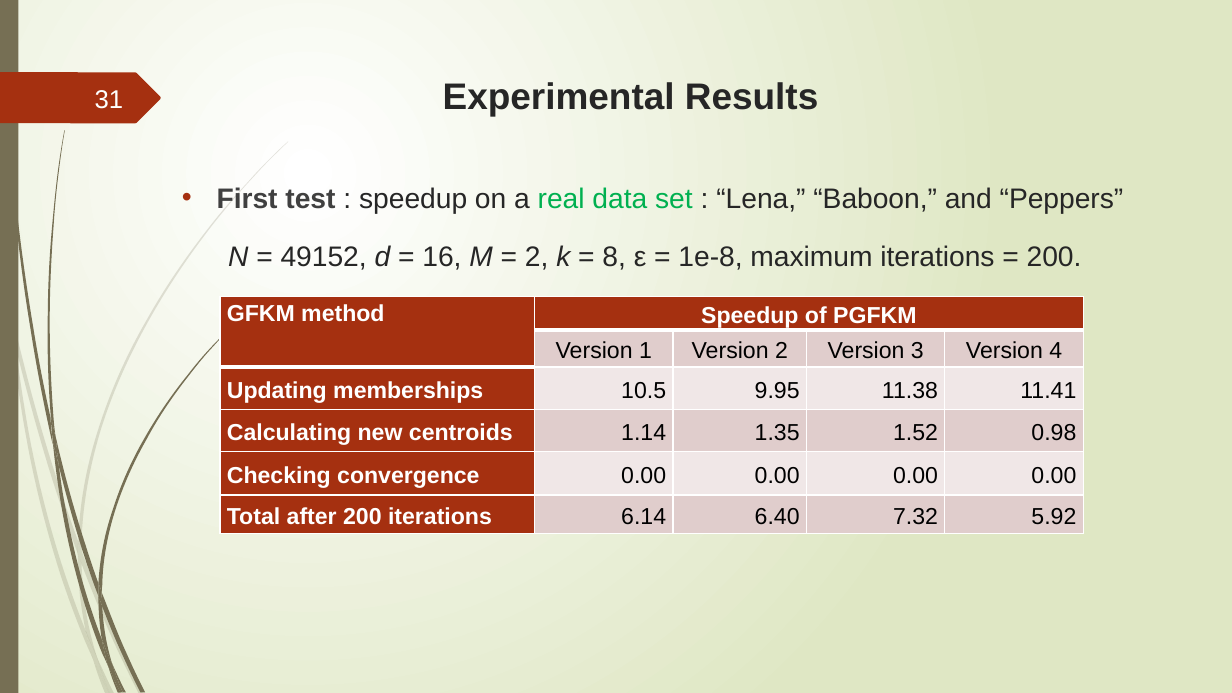
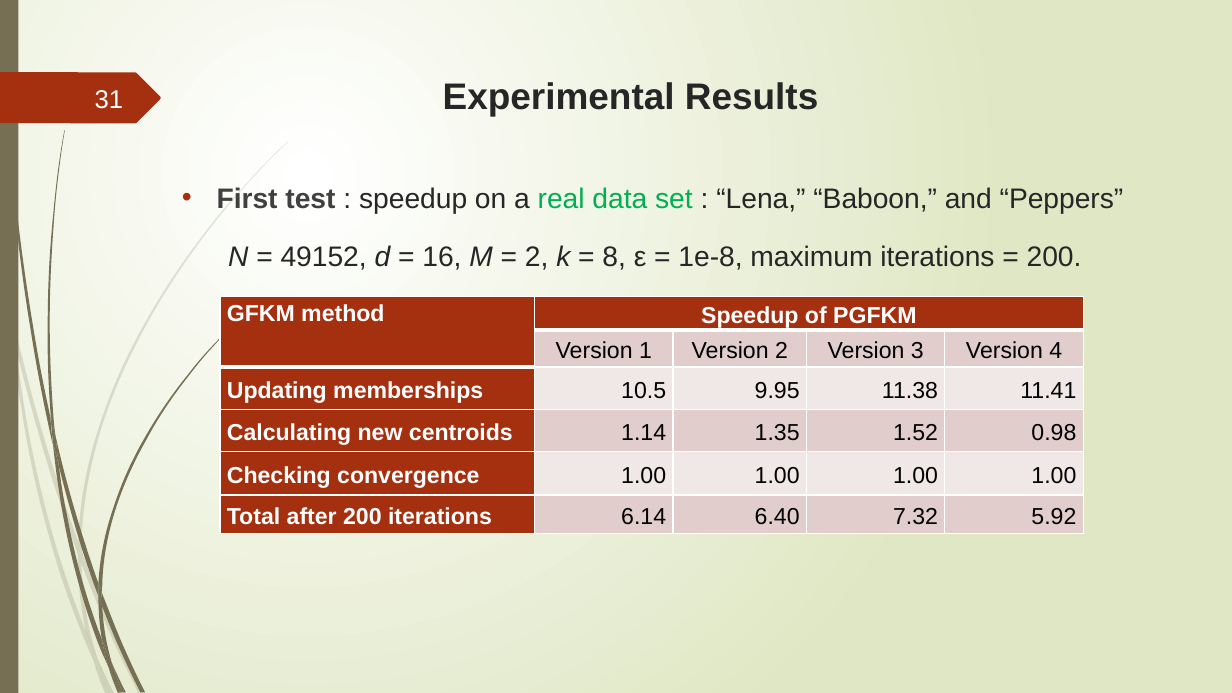
Before and after one commit to trungvdhp/master-ntou, a slide deck: slide 31 of ImageProcessing/Speeding up GFKM.pptx. Drawn at 1232x693 pixels with LibreOffice and Linux fonts; fonts in the diff are those of the drawing. Boxes give left, top, right and bottom in pixels: in the first picture for what was removed or moved away, otherwise in the second. Text is boxed around its words. In the diff, an @@ line names an element or a change of style, - is before the commit and + after.

```diff
--- a/ImageProcessing/Speeding up GFKM.pptx
+++ b/ImageProcessing/Speeding up GFKM.pptx
@@ table at (220, 297, 1083, 534) @@
-row 5: Checking convergence | 0.00 | 0.00 | 0.00 | 0.00
+row 5: Checking convergence | 1.00 | 1.00 | 1.00 | 1.00
```
Also in this commit, not shown: 2 other slides changed, 2 other files.
